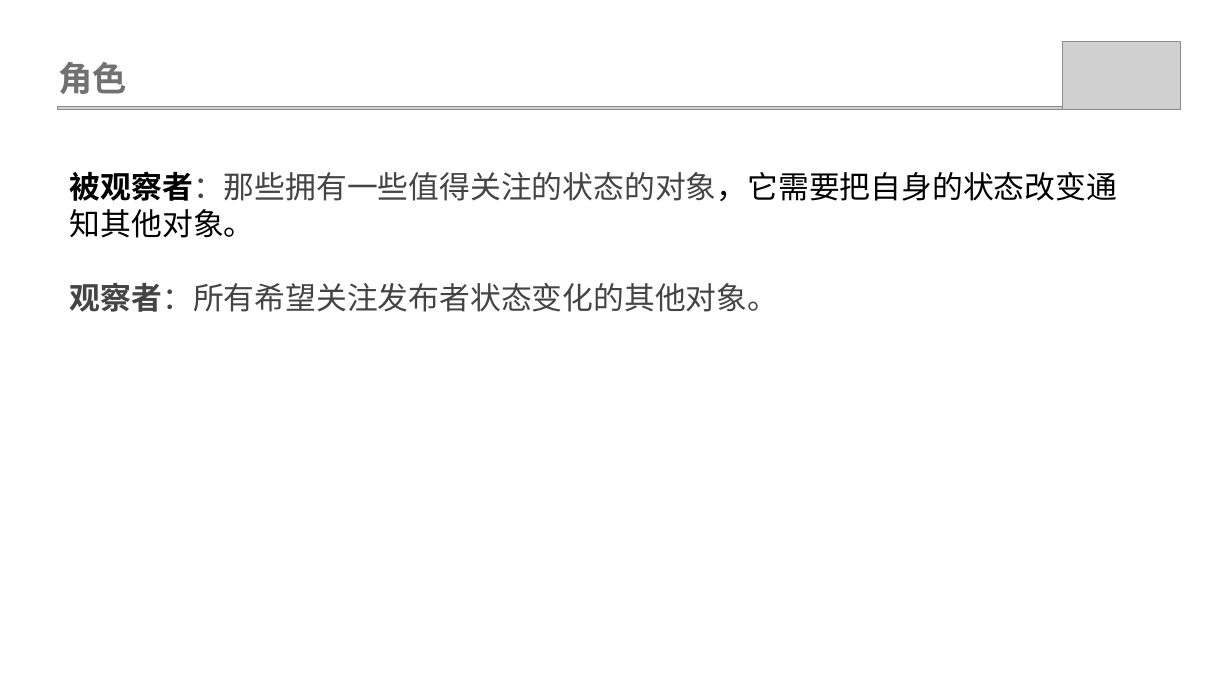
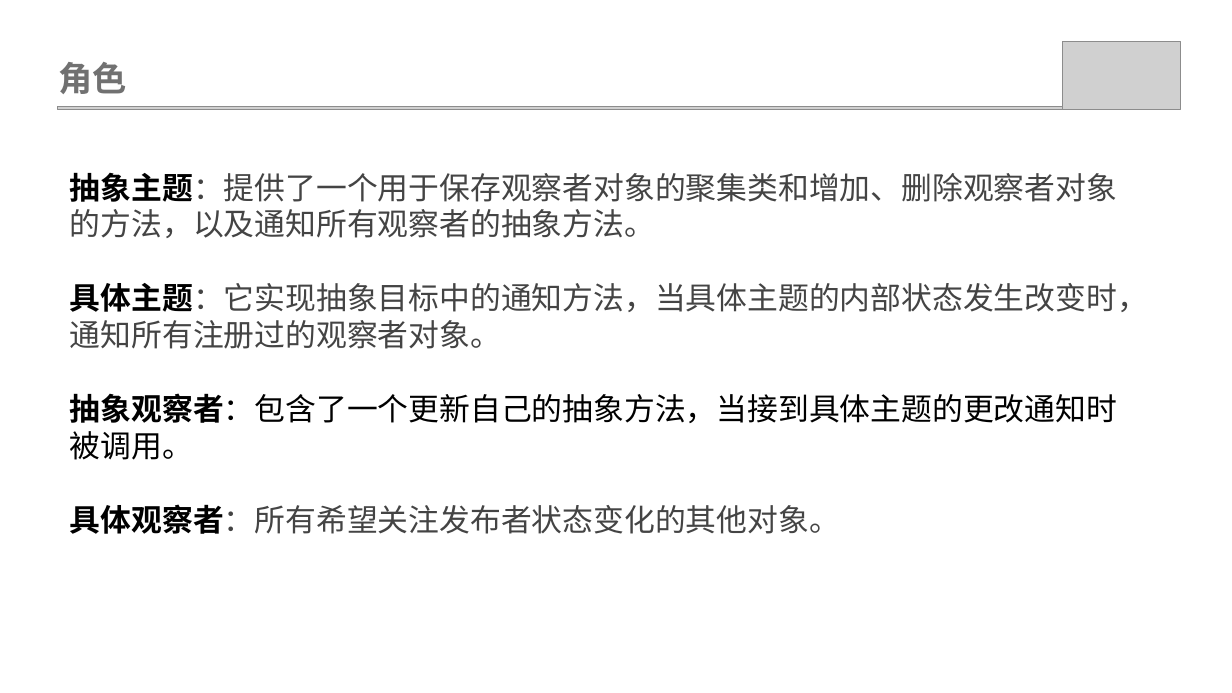
Before and after one commit to weiwangqiang/SharePPT, a slide deck: slide 4 of ObservableMode/观查者模式.pptx. Drawn at 1232x693 pixels with LibreOffice and Linux fonts; fonts in the diff are those of the drawing; grey boxes stand for pictures. Boxes give left, top, right and bottom in pixels: in the first picture for what was removed or moved away, otherwise in the second. Text is boxed around its words. In the diff, an @@ line names an element or a change of style, - is before the commit and + after.

Commit message:
[feature] update

```diff
--- a/ObservableMode/观查者模式.pptx
+++ b/ObservableMode/观查者模式.pptx
@@ text at <box>70,172,1148,534</box>: text changed @@
-被观察者：那些拥有一些值得关注的状态的对象，它需要把自身的状态改变通知其他对象。
-观察者：所有希望关注发布者状态变化的其他对象。
+抽象主题：提供了一个用于保存观察者对象的聚集类和增加、删除观察者对象的方法，以及通知所有观察者的抽象方法。
+具体主题：它实现抽象目标中的通知方法，当具体主题的内部状态发生改变时，通知所有注册过的观察者对象。
+抽象观察者：包含了一个更新自己的抽象方法，当接到具体主题的更改通知时被调用。
+具体观察者：所有希望关注发布者状态变化的其他对象。
```
Also in this commit, not shown: 1 other slide changed.
